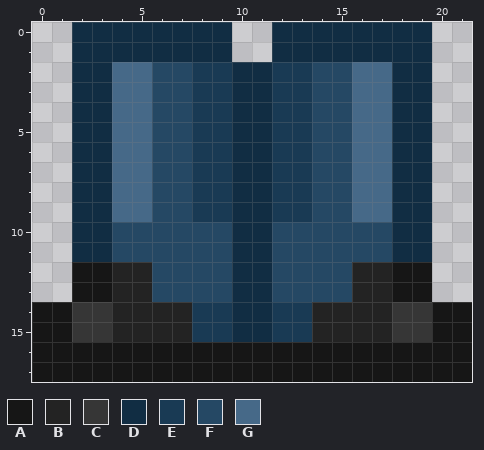
Two states of a pixel-art sprite, Content/Items/Vanity/JakesPants.png. This is how it looked before the edit.
The file is 22x18 pixels. Colours within 5 levels of each other are drawn and written as one.
Palette (. is transparent): A #161616  B #232323  C #363636  D #112d43  E #193a54  F #254864  G #466988
Pixels before, first column x 0:
 0 ..DDDDDDDD..DDDDDDDD..
 1 ..DDDDDDDD..DDDDDDDD..
 2 ..DDGGFFEEDDEEFFGGDD..
 3 ..DDGGFFEEDDEEFFGGDD..
 4 ..DDGGFFEEDDEEFFGGDD..
 5 ..DDGGFFEEDDEEFFGGDD..
 6 ..DDGGFFEEDDEEFFGGDD..
 7 ..DDGGFFEEDDEEFFGGDD..
 8 ..DDGGFFEEDDEEFFGGDD..
 9 ..DDGGFFEEDDEEFFGGDD..
10 ..DDFFFFFFDDFFFFFFDD..
11 ..DDFFFFFFDDFFFFFFDD..
12 ..AABBFFFFDDFFFFBBAA..
13 ..AABBFFFFDDFFFFBBAA..
14 AACCBBBBEEDDEEBBBBCCAA
15 AACCBBBBEEDDEEBBBBCCAA
16 AAAAAAAAAAAAAAAAAAAAAA
17 AAAAAAAAAAAAAAAAAAAAAA
After the commit:
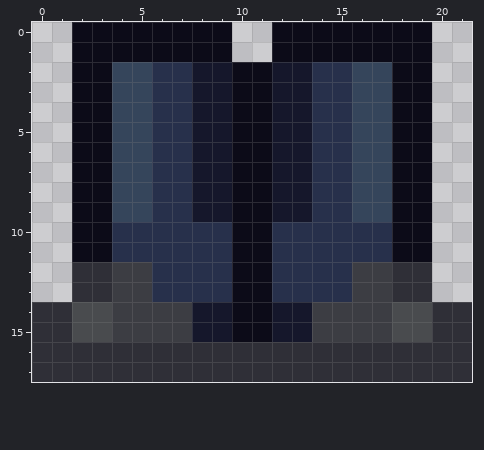
From old to new:
{"colour":"A","old":"#161616","new":"#2f2f37"}
{"colour":"B","old":"#232323","new":"#3c3d43"}
{"colour":"C","old":"#363636","new":"#494b4e"}
{"colour":"D","old":"#112d43","new":"#0c0b18"}
{"colour":"E","old":"#193a54","new":"#15172b"}
{"colour":"F","old":"#254864","new":"#27304b"}
{"colour":"G","old":"#466988","new":"#35455b"}
{"label":"changed","picture_box":[32,22,472,382]}
